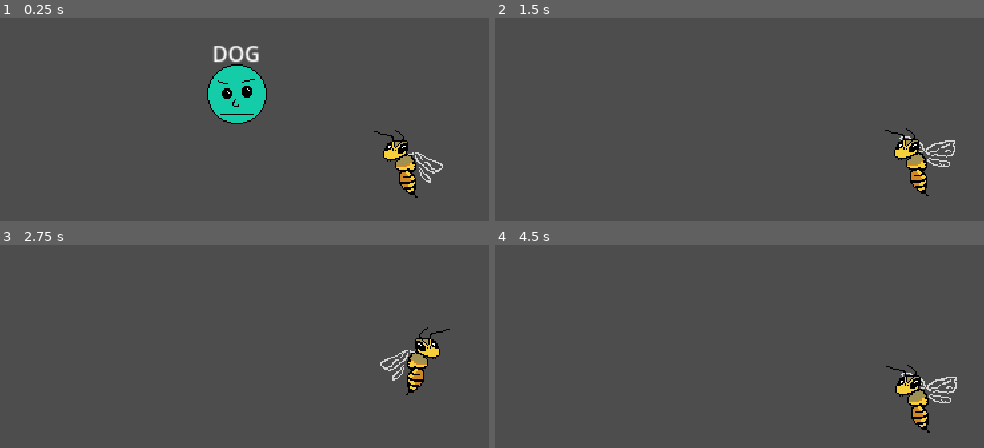
Above: before the commit, frames 1-4 (two rows, left to right).
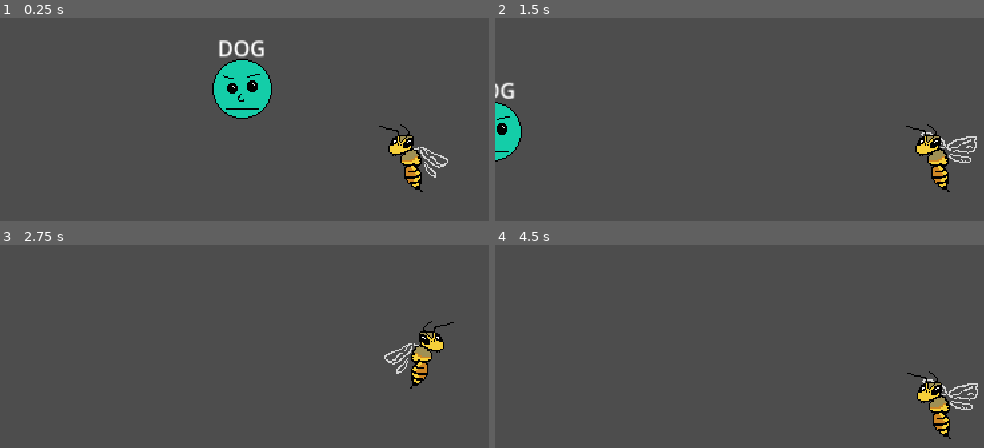
Above: after the commit, the same moments.

Repository: DireLines/spelling-bee
Game: Godot game, scene res://Main.tscn
Same seed, same stepped clock (60 frames per second), same inputs: the game is played once before the commit and once after it.
Inputs (mouse positions are in pixels of both pictures, inside the frame that each line leads up to):
- Up to frame 1 (0.25 s): no input
- Up to frame 2 (1.5 s): tap Enter at 0.5 s; move the mouse to (outside the picture) at 0.52 s; press the mouse at (outside the picture) at 0.53 s; move the mouse to (734, 196) at 1.27 s; release the mouse at (734, 196) at 1.28 s; right-click (734, 196) at 1.35 s
- Up to frame 3 (2.75 s): move the mouse to (479, 279) at 2.02 s; press the mouse at (479, 279) at 2.03 s
- Up to frame 4 (4.5 s): move the mouse to (outside the picture) at 2.77 s; release the mouse at (outside the picture) at 2.78 s; right-click (outside the picture) at 2.85 s; move the mouse to (outside the picture) at 3.52 s; press the mouse at (outside the picture) at 3.53 s; move the mouse to (656, 318) at 4.27 s; release the mouse at (656, 318) at 4.28 s; right-click (656, 318) at 4.35 s

The runs differ from the first frame. In frame 1, 3.9% of the frame differs, in the area x 42-92%, y 10-89%; in frame 2, 3.9%; in frame 3, 1.5%; in frame 4, 2.4%.

Commit message:
change movement params

Diff:
--- a/Camera2D.gd
+++ b/Camera2D.gd
@@ -3,4 +3,4 @@
 @onready var player = $"../Bee"
 
 func _physics_process(delta):
-	position += (player.get_position()-position)*0.2
+	position += (player.get_position()-position)*0.1
--- a/Scripts/Player.gd
+++ b/Scripts/Player.gd
@@ -1,8 +1,8 @@
 extends RigidBody2D
 
-@export var speed: int = 35
-@export var max_forward_speed: int = 400
-@export var max_reverse_speed: int = 100
+@export var speed: int = 50
+@export var max_forward_speed: int = 200
+@export var max_reverse_speed: int = 125
 @export var dampening: float = 5.0
 
 @onready var sprite_2d = $Sprite2D
--- a/Scripts/PleaseFlap.gd
+++ b/Scripts/PleaseFlap.gd
@@ -1,6 +1,4 @@
 extends AnimationPlayer
 
-@onready var anim_player = $"."
-# Called when the node enters the scene tree for the first time.
 func _ready():
-	anim_player.play("flap")
+	play("flap")
